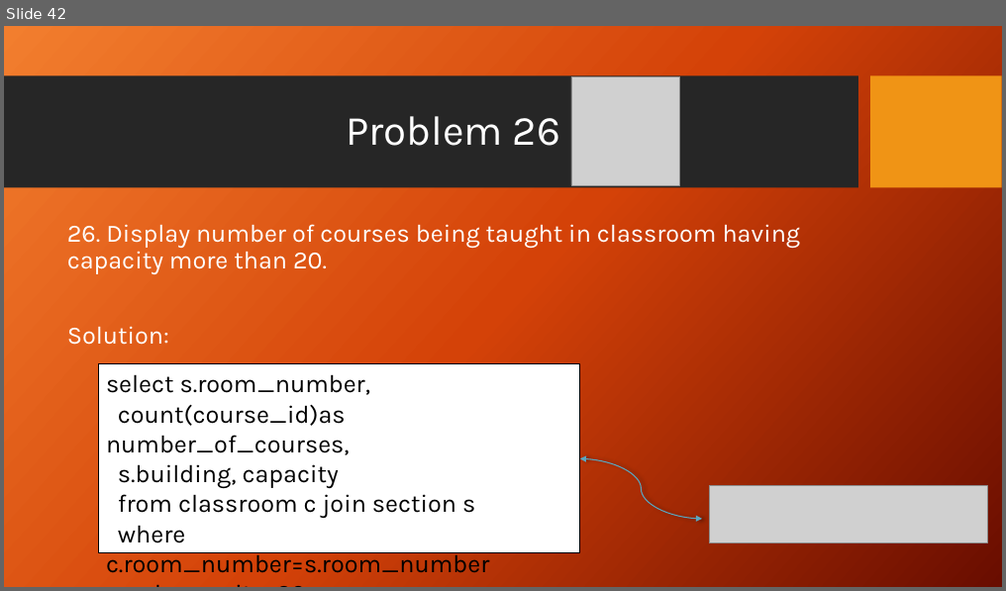
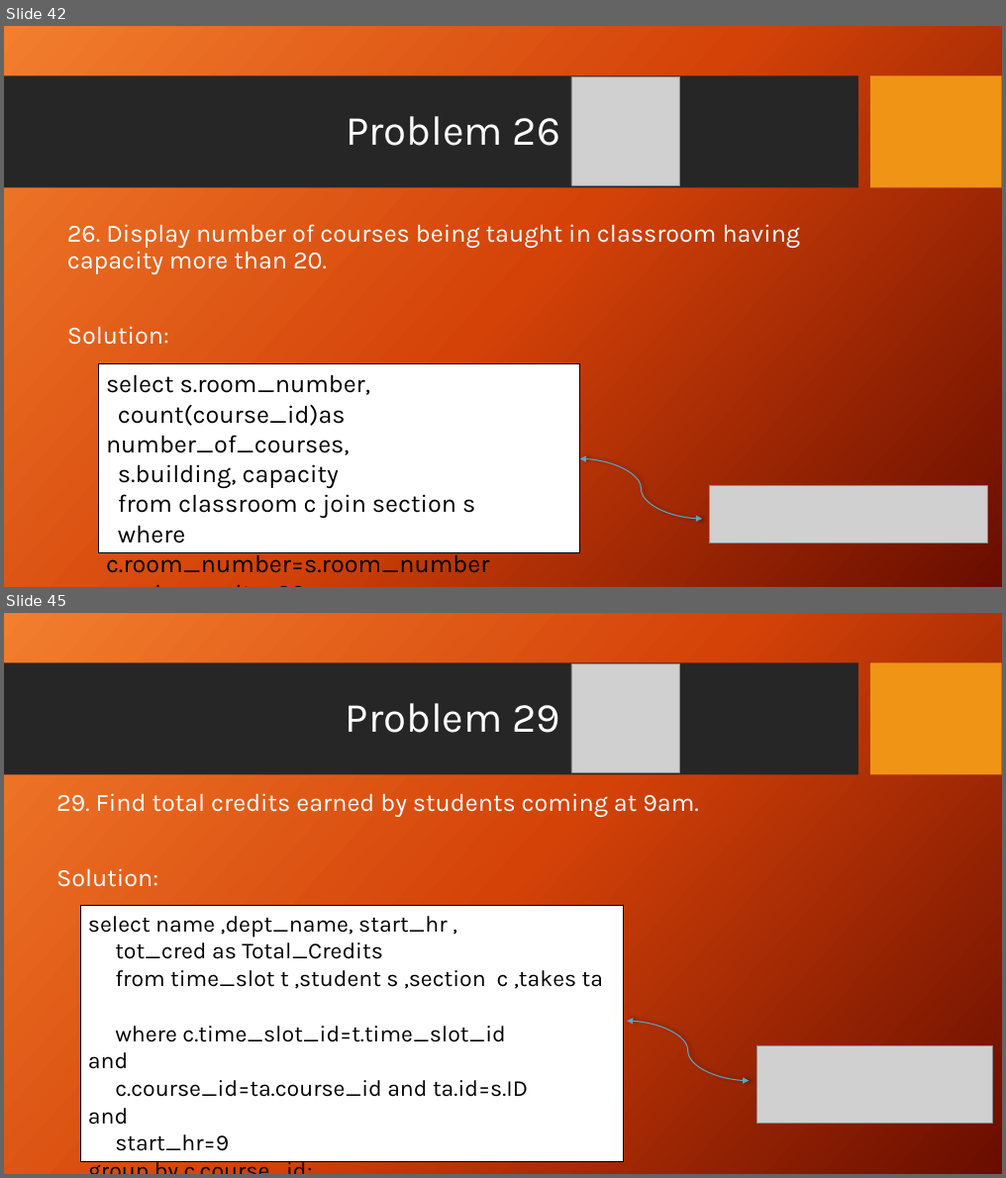
Before and after one commit to Antooo8/Antooo8, a slide deck: University Case study.pptx. Shown one above the other, each under a label of ours: slide 42 before the commit, slides 42 and 45 after it; the slides between them are not shown. The pictures are 1006x591 and 1006x1178 pixels, drawn with LibreOffice and Linux fonts; fonts in the diff are those of the drawing; grey boxes stand for pictures; background and template pictures are left out. Boxes give left, top, right and bottom in pixels: in the first picture for what was removed or moved away, otherwise in the second. Text is boxed around its words. In the diff, an @@ line names an element or a change of style, - is before the commit and + after.

```diff
--- a/University Case study.pptx
+++ b/University Case study.pptx
@@ slide 45 added at (x1=4, y1=613, x2=1002, y2=1174), background picture (left out); not listed: 2 template elements that a slide beside it also shows @@
@@ picture added at (x1=571, y1=663, x2=680, y2=772) @@
@@ title added at (x1=346, y1=703, x2=561, y2=733), 40 pt, text #FFFFFF @@
+Problem 29
@@ text added at (x1=56, y1=793, x2=699, y2=887), 24 pt, text #FFFFFF @@
+29. Find total credits earned by students coming at 9am.
+Solution:
@@ rectangle added at (x1=80, y1=906, x2=623, y2=1162), fill #FFFFFF, outline #000000 1 pt, 22 pt, text #000000 @@
+select name ,dept_name, start_hr ,
+tot_cred as Total_Credits
+from time_slot t ,student s ,section c ,takes ta
+where c.time_slot_id=t.time_slot_id
+and
+c.course_id=ta.course_id and ta.id=s.ID
+and
+start_hr=9
+group by c.course_id;
@@ curved double arrow added from (627, 1021) to (748, 1081), #5AA6C0 1 pt @@
@@ picture added at (x1=756, y1=1046, x2=992, y2=1124) @@
```
Also in this commit, not shown: 1 slide changed, 4 other slides added.
